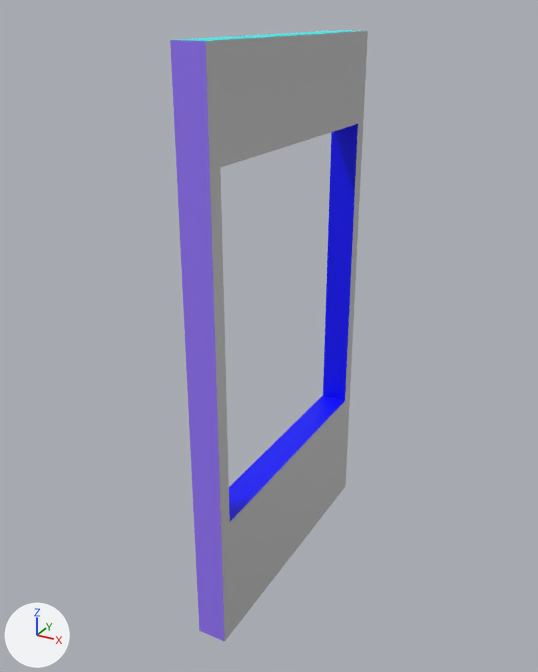
What one commit did to the FBX model Assets/_Project/3D Assets/Import_Models/ModularElements/Wall/Mesh_Wall_06.FBX.
Before and after are seen from a 50 mm camera at (2.25, -3.12, 3.84) aimed at (0.02, 0.94, 1.81). Every picture has the same lights, and +X, +Y and +Z are marked at lower left. Where no turn or scale is listed for an object, it has been applied to the vertices.

The first picture shows 'Mesh_Wall_06'.
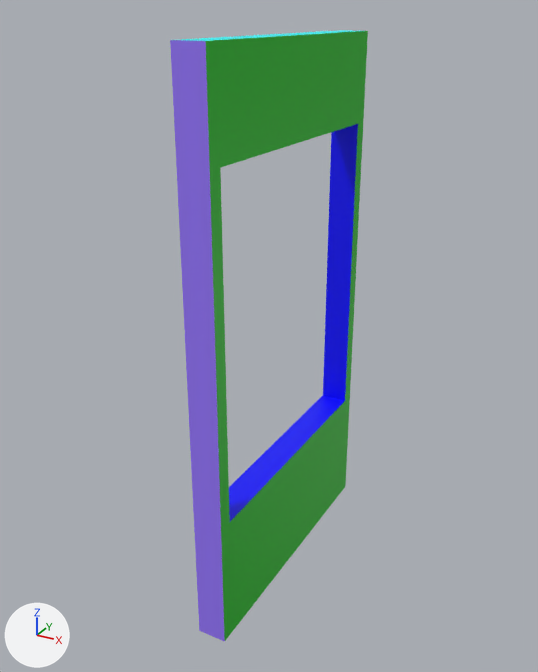
The change, as a list of edits to the scene's bpy script:
```text
Change mat_m_color01:
    mat_m_color01.base_color: (0.5, 0.5, 0.5) -> (0.0, 0.494, 0.0)  # grey #bcbcbc -> green #00bb00
```

Pixel boxes (x1, y1, x2, y2) of what changed, in the pictures (538 x 672 px):
'Mesh_Wall_06', recoloured (grey to green)
    both: (203, 30, 368, 642)
